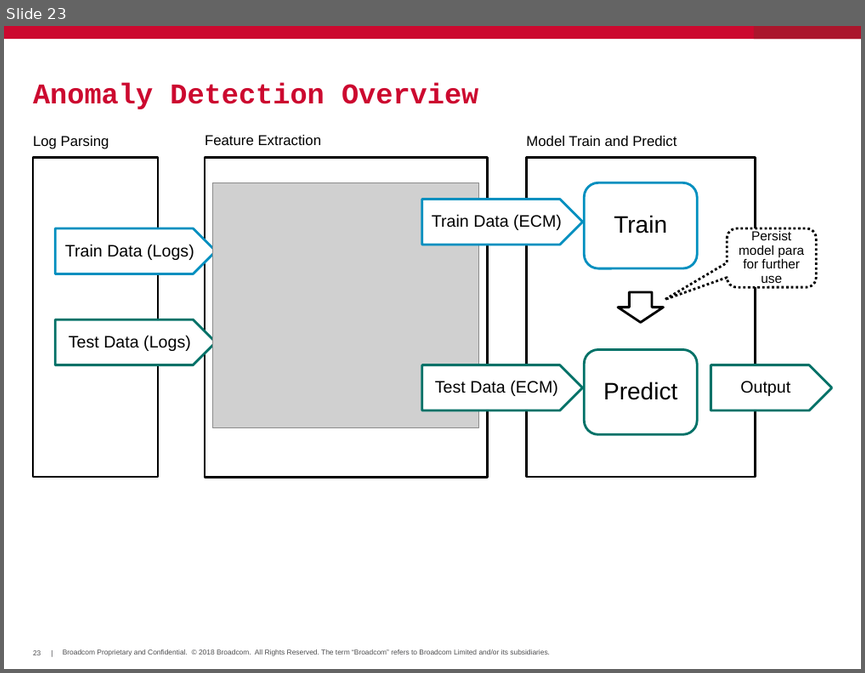
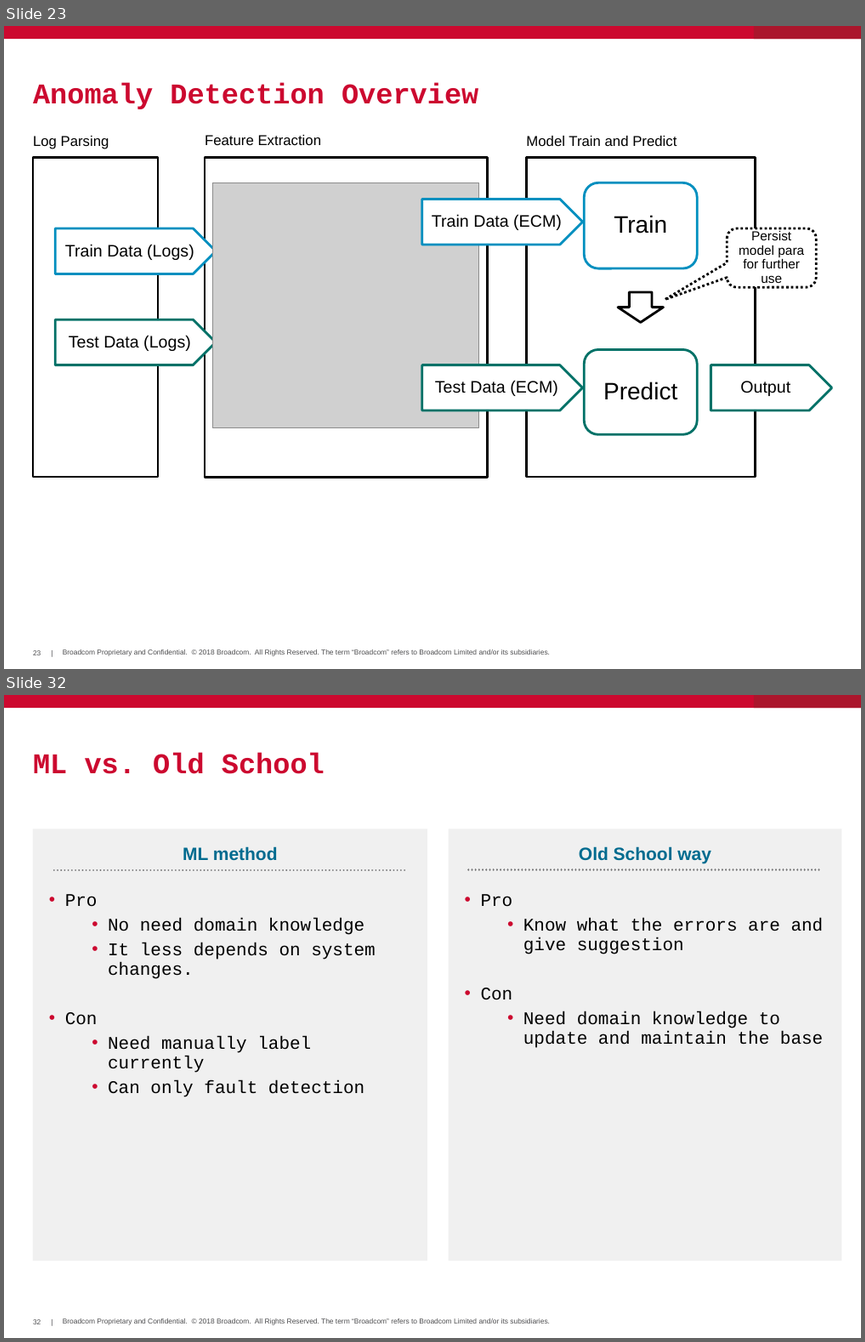
Before and after one commit to hayhan/loganalyzer, a slide deck: papers/LogAnalyzerIntro.pptx. Shown one above the other, each under a label of ours: slide 23 before the commit, slides 23 and 32 after it; the slides between them are not shown. The pictures are 865x673 and 865x1342 pixels, drawn with LibreOffice and Linux fonts; fonts in the diff are those of the drawing; grey boxes stand for pictures; background and template pictures are left out. Boxes give left, top, right and bottom in pixels: in the first picture for what was removed or moved away, otherwise in the second. Text is boxed around its words. In the diff, an @@ line names an element or a change of style, - is before the commit and + after.

```diff
--- a/papers/LogAnalyzerIntro.pptx
+++ b/papers/LogAnalyzerIntro.pptx
@@ slide 32 added at (4,695,861,1338), background #FFFFFF; not listed: 5 template elements that a slide beside it also shows @@
@@ title added at (33,753,324,774), 24 pt, text #CC092F, bold @@
+ML vs. Old School
@@ rectangle added at (33,828,427,1260), fill #ECECEC at 75% opacity, 15 pt, text #000000 @@
+ML method
+• Pro
+  • No need domain knowledge
+  • It less depends on system changes.
+• Con
+  • Need manually label currently
+  • Can only fault detection
@@ rectangle added at (449,828,842,1260), fill #ECECEC at 75% opacity, 15 pt, text #000000 @@
+Old School way
+• Pro
+  • Know what the errors are and give suggestion
+• Con
+  • Need domain knowledge to update and maintain the base
@@ line added from (53, 870) to (406, 870), #767677 1.5 pt dashed @@
@@ line added from (468, 870) to (822, 870), #767677 1.5 pt dashed @@
```
Also in this commit, not shown: 2 slides changed, 8 other slides added, 14 slides removed.
